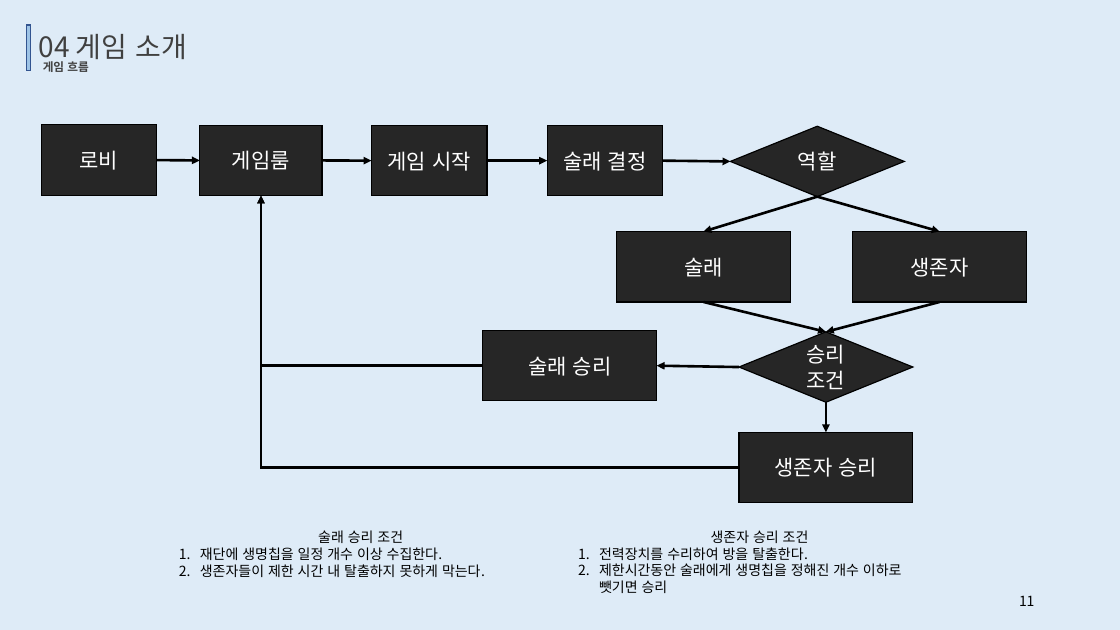
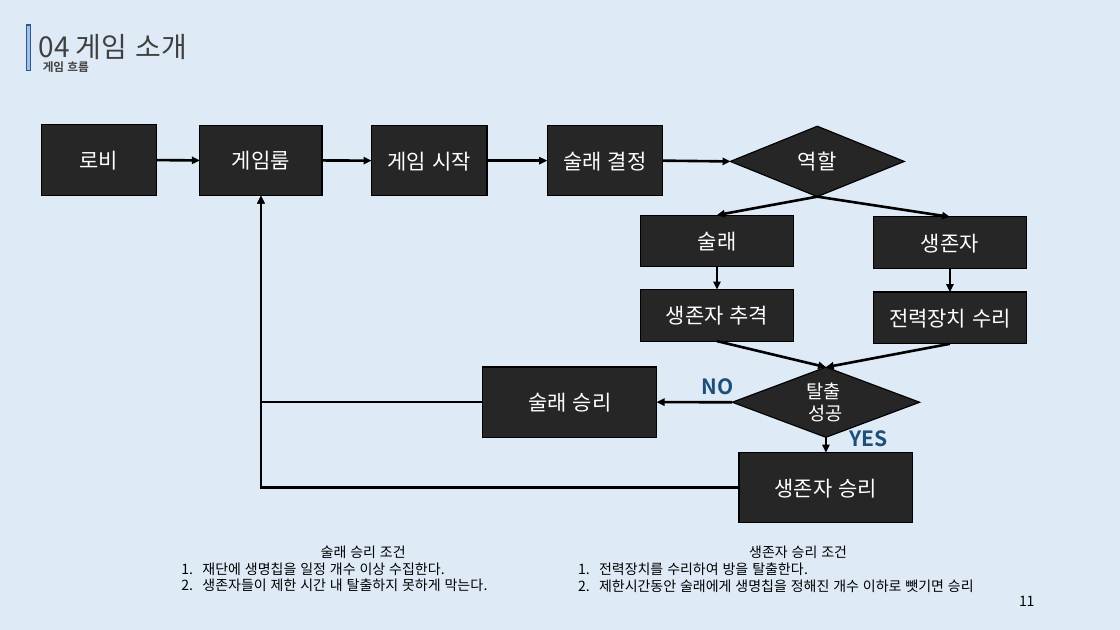
Before and after one commit to TUKoreaEscape/Graduation_Project, a slide deck: slide 11 of Graduation_Document/생존자인줄 알았던 내가 알고보니 술래_박동규_김우빈_황석주_1.pptx. Drawn at 1120x630 pixels with LibreOffice and Linux fonts; fonts in the diff are those of the drawing. Boxes give left, top, right and bottom in pixels: in the first picture for what was removed or moved away, otherwise in the second. Text is boxed around its words. In the diff, an @@ line names an element or a change of style, - is before the commit and + after.

```diff
--- a/Graduation_Document/생존자인줄 알았던 내가 알고보니 술래_박동규_김우빈_황석주_1.pptx
+++ b/Graduation_Document/생존자인줄 알았던 내가 알고보니 술래_박동규_김우빈_황석주_1.pptx
@@ elbow arrow moved from (739, 468) - (261, 196) to (739, 488) - (261, 196) @@
@@ elbow arrow moved from (483, 365) - (261, 196) to (483, 402) - (261, 196) @@
@@ arrow moved from (818, 197) - (704, 232) to (818, 197) - (718, 215) @@
@@ arrow moved from (818, 197) - (940, 232) to (818, 197) - (950, 217) @@
@@ rectangle "술래": place and size @@
-rectangle "술래" at bbox=[617, 232, 791, 302]
+rectangle "술래" at bbox=[640, 215, 794, 267]
@@ rectangle "생존자": place and size @@
-rectangle "생존자" at bbox=[853, 232, 1027, 302]
+rectangle "생존자" at bbox=[874, 217, 1028, 269]
@@ arrow added from (718, 267) to (718, 290), #000000 2.25 pt @@
@@ arrow added from (950, 269) to (950, 292), #000000 2.25 pt @@
@@ rectangle added at bbox=[640, 290, 794, 342], fill #262626, outline #000000 1 pt, 18 pt, text #FFFFFF @@
+생존자 추격
@@ rectangle added at bbox=[874, 292, 1028, 344], fill #262626, outline #000000 1 pt, 18 pt, text #FFFFFF @@
+전력장치 수리
@@ arrow moved from (704, 302) - (826, 332) to (718, 341) - (826, 367) @@
@@ arrow moved from (940, 302) - (826, 332) to (950, 344) - (826, 367) @@
@@ rectangle "술래 승리": place and size @@
-rectangle "술래 승리" at bbox=[483, 330, 657, 401]
+rectangle "술래 승리" at bbox=[483, 367, 657, 438]
@@ text added at bbox=[701, 378, 733, 395], 18 pt, text #1F4E79, bold @@
+NO
@@ diamond "탈출": place and size @@
-diamond "탈출" at bbox=[739, 332, 913, 402]
+diamond "탈출" at bbox=[733, 367, 920, 437]
@@ text in diamond at bbox=[806, 382, 843, 422]: text changed; size 18 to 16 pt @@
-승리 조건
+탈출
+성공
@@ arrow moved from (739, 367) - (657, 365) to (733, 402) - (657, 402) @@
@@ arrow moved from (826, 402) - (826, 433) to (826, 438) - (826, 453) @@
@@ text added at bbox=[849, 425, 887, 447], 18 pt, text #1F4E79, bold @@
+YES
@@ rectangle "생존자 승리": place and size @@
-rectangle "생존자 승리" at bbox=[739, 433, 913, 503]
+rectangle "생존자 승리" at bbox=[739, 453, 913, 523]
@@ text "술래 승리 조건": place and size @@
-text "술래 승리 조건" at bbox=[200, 530, 485, 577]
+text "술래 승리 조건" at bbox=[202, 545, 488, 591]
@@ text "생존자 승리 조건" rewrapped from bbox=[599, 530, 902, 593] to bbox=[599, 545, 974, 592] @@
```
